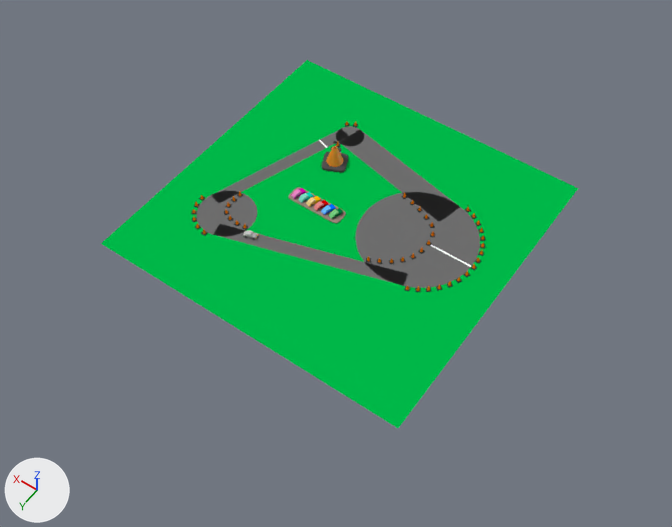
Renders of the Blender file Blender/Tracks/Track024.blend from each side of a commit.
One viewpoint serves both versions: a camera (50 mm lens) standing at (-149.0, 215.0, 302.0) and looking at (-8.0, 17.0, -10.0). The lights are fixed; the arrows at lower left show +X, +Y and +Z. The first picture is the older version.

The first picture shows 'CircleLarge', 'CircleMedium', 'Grass', 'RoadStraight1', 'RoadStraight2', 'RoadStraight3', 'SlopeCarPlaceholder' and 11 more.
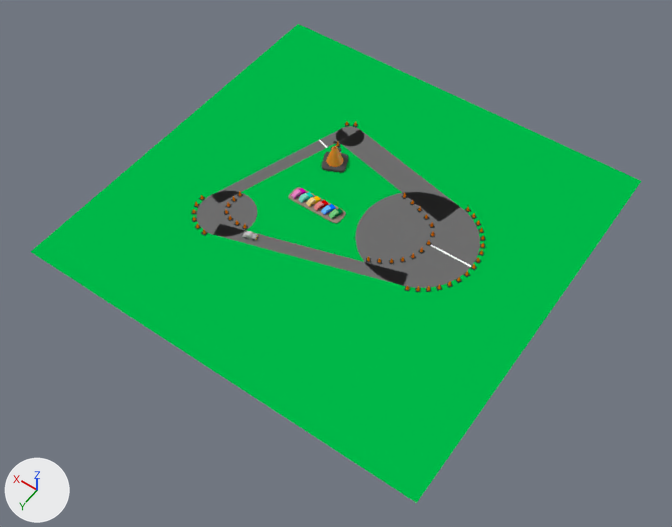
Boxes (x1, y1, x2, y2) around the edits, measured in the pictures (672 x 527 px):
'Grass', rescaled (28% wider, 30% taller)
    before: (101, 60, 578, 428)
    after: (31, 24, 641, 503)
'SlopeCarPlaceholder', moved
    before: (243, 230, 258, 240)
    after: (242, 231, 258, 241)

The change, as a list of edits to the scene's bpy script:
```text
Change me_plane_001:
    used by ob_grass; location = (0.0, 0.0, 0.0)
    remove me_plane_001.from_pydata(...)  # 49 vertices, 36 faces; spans x -74.0..74.0, y -72.0..72.0, z 0.0
    add me_plane_001.from_pydata(...)  # 49 vertices, 36 faces; spans x -94.7..94.7, y -92.1..92.1, z 0.0
    me_plane_001 part 1: the whole mesh is scaled about its middle by (1.28, 1.28, 1)
Change ob_slopecarplaceholder:
    ob_slopecarplaceholder.location: (25.8, 32.7, 0.0) -> (25.6, 33.1, 0.0)
```
